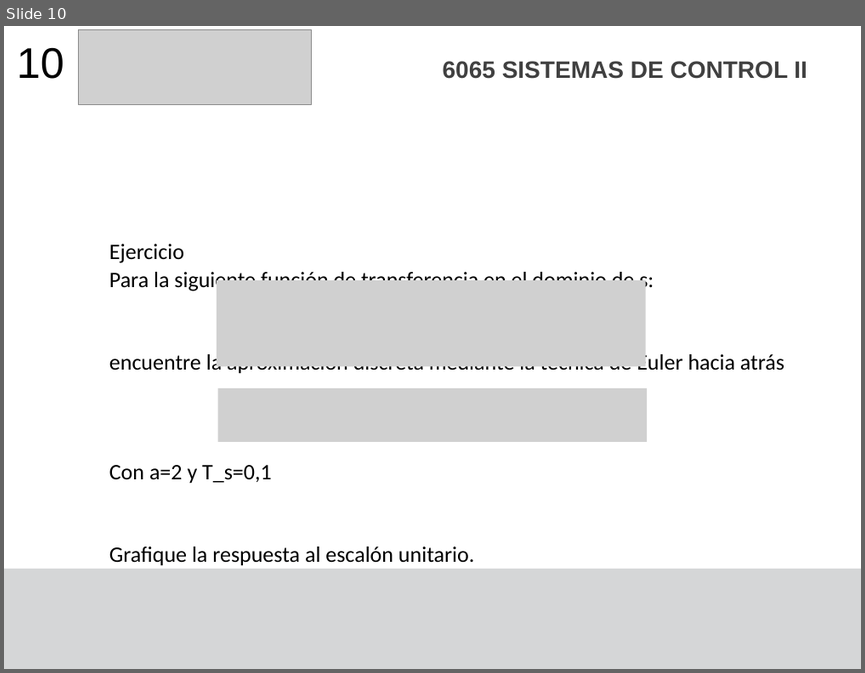
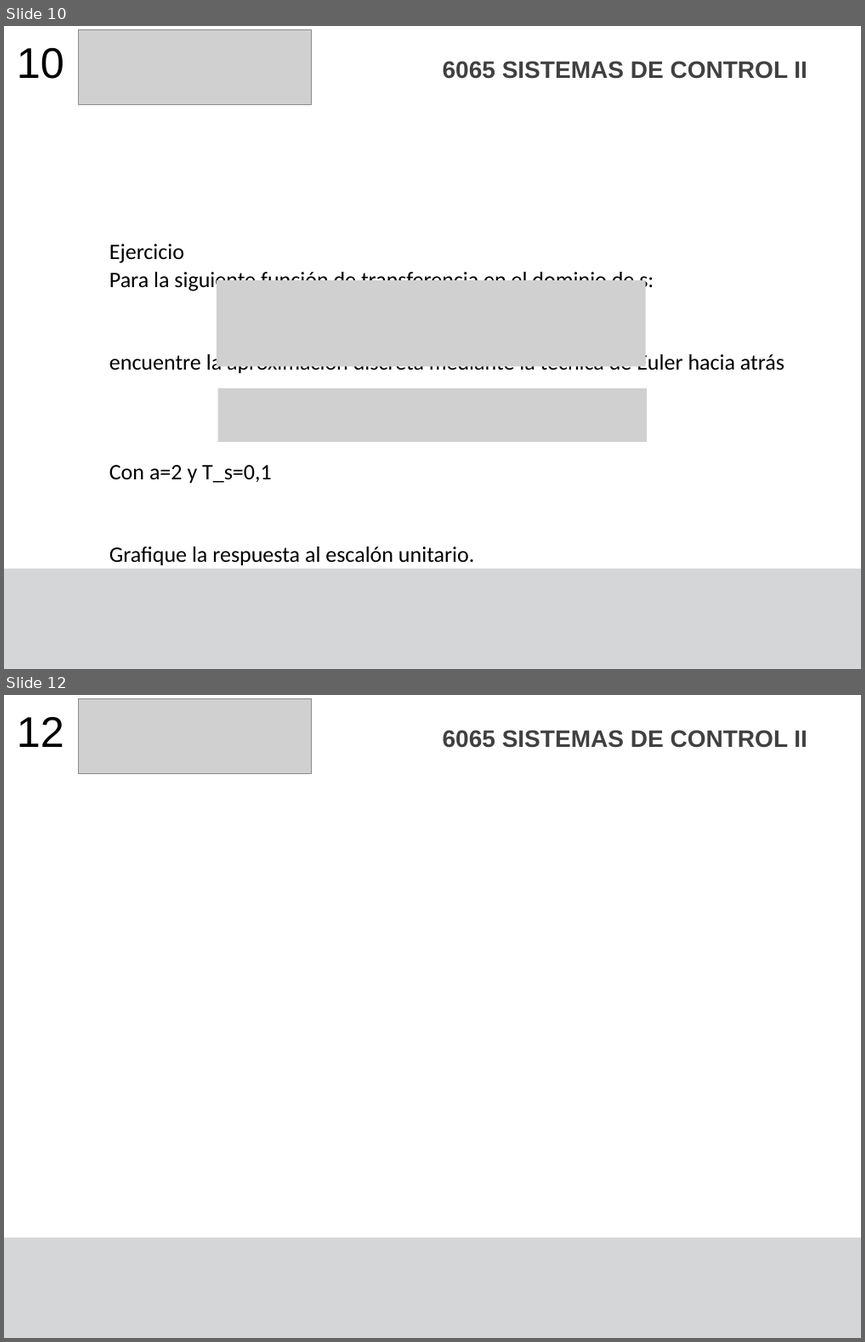
Before and after one commit to F4bian1012/Sistemas-de-Control-II---Ingenier-a-Mecatr-nica, a slide deck: Sesión_5/Discretization_Techniques.pptx. Shown one above the other, each under a label of ours: slide 10 before the commit, slides 10 and 12 after it; the slides between them are not shown. The pictures are 865x673 and 865x1342 pixels, drawn with LibreOffice and Linux fonts; fonts in the diff are those of the drawing; grey boxes stand for pictures. Boxes give left, top, right and bottom in pixels: in the first picture for what was removed or moved away, otherwise in the second. Text is boxed around its words. In the diff, an @@ line names an element or a change of style, - is before the commit and + after.

```diff
--- a/Sesión_5/Discretization_Techniques.pptx
+++ b/Sesión_5/Discretization_Techniques.pptx
@@ slide 12 added at (4,695,861,1338), background #FFFFFF; not listed: 1 template element that a slide beside it also shows @@
@@ text added at (17,716,64,747), 36 pt, text #000000 @@
+12
@@ picture added at (79,699,312,774) @@
@@ text added at (443,730,807,748), 20 pt, text #404040, bold @@
+6065 SISTEMAS DE CONTROL II
```
Also in this commit, not shown: 1 slide changed, 1 other file.
